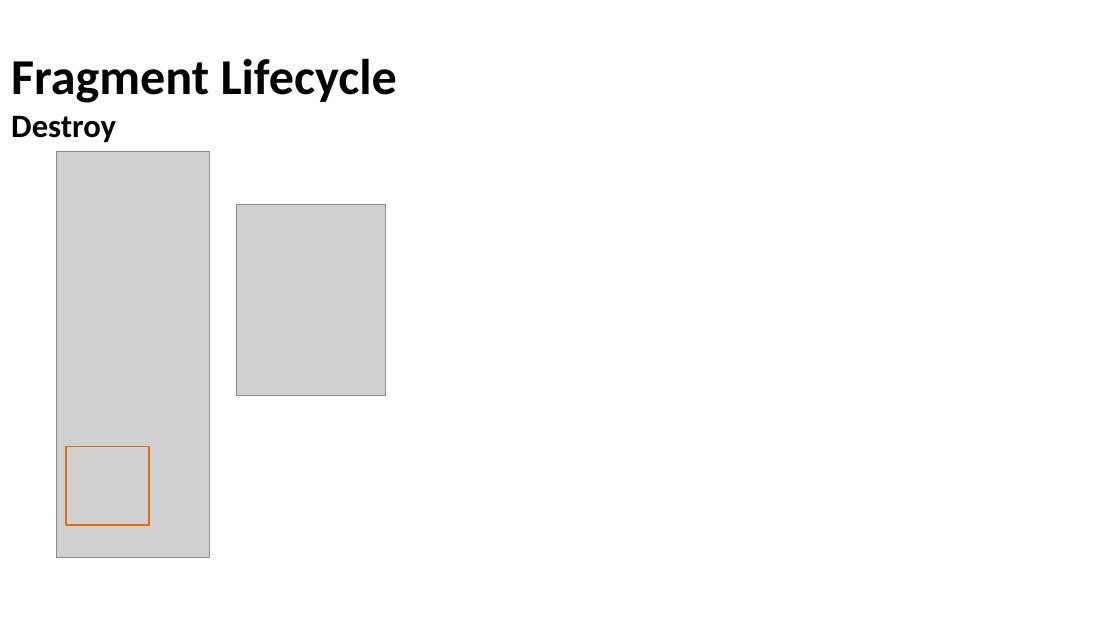
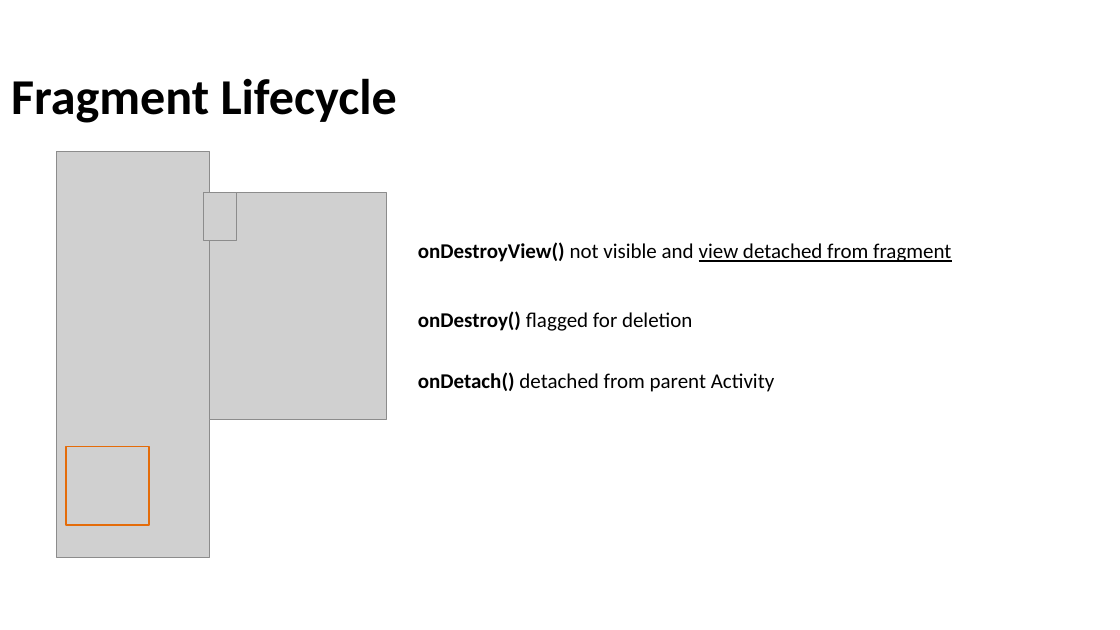
Before and after one commit to Batch-xx/Android-Lunch-Learn, a slide deck: slide 31 of slides/Android Studio_Activities_Fragments.pptx (slide 33 before the commit). Drawn at 1120x630 pixels with LibreOffice and Linux fonts; fonts in the diff are those of the drawing; grey boxes stand for pictures; background and template pictures are left out. Boxes give left, top, right and bottom in pixels: in the first picture for what was removed or moved away, otherwise in the second. Text is boxed around its words. In the diff, an @@ line names an element or a change of style, - is before the commit and + after.

```diff
--- a/slides/Android Studio_Activities_Fragments.pptx
+++ b/slides/Android Studio_Activities_Fragments.pptx
@@ title at box(11, 78, 397, 123): text changed @@
-Fragment Lifecycle
-Destroy
+Fragment Lifecycle
@@ picture added at box(203, 192, 236, 240) @@
@@ picture: place and size @@
-picture at box(236, 205, 385, 397)
+picture at box(209, 192, 386, 420)
@@ text added at box(418, 242, 951, 262), 18 pt, text #000000 @@
+onDestroyView() not visible and view detached from fragment
@@ text added at box(418, 311, 692, 331), 18 pt, text #000000 @@
+onDestroy() flagged for deletion
@@ text added at box(418, 372, 775, 392), 18 pt, text #000000 @@
+onDetach() detached from parent Activity
```
Also in this commit, not shown: 5 other slides changed, 4 slides added, 6 slides removed, 1 other file.
